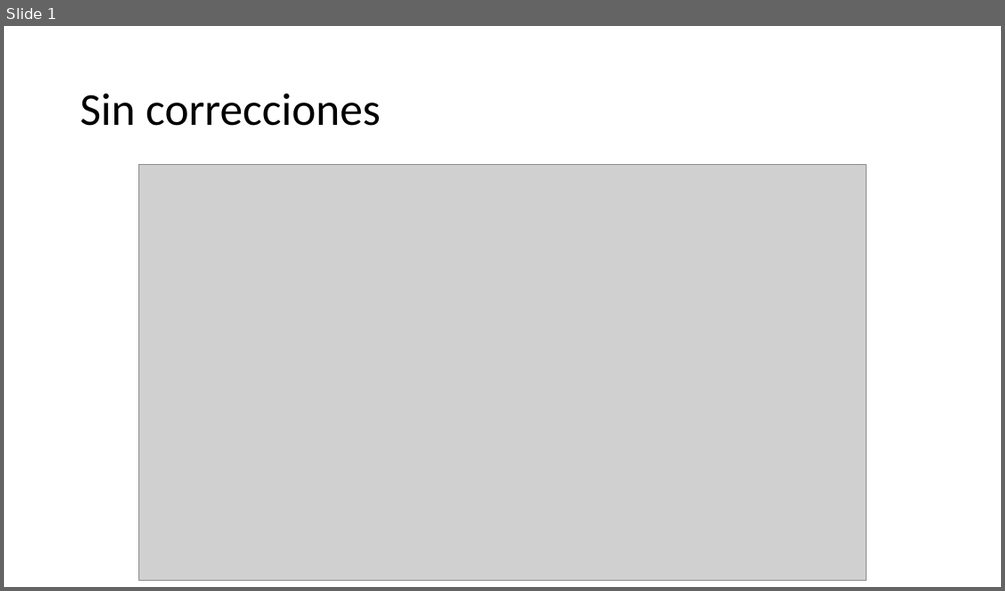
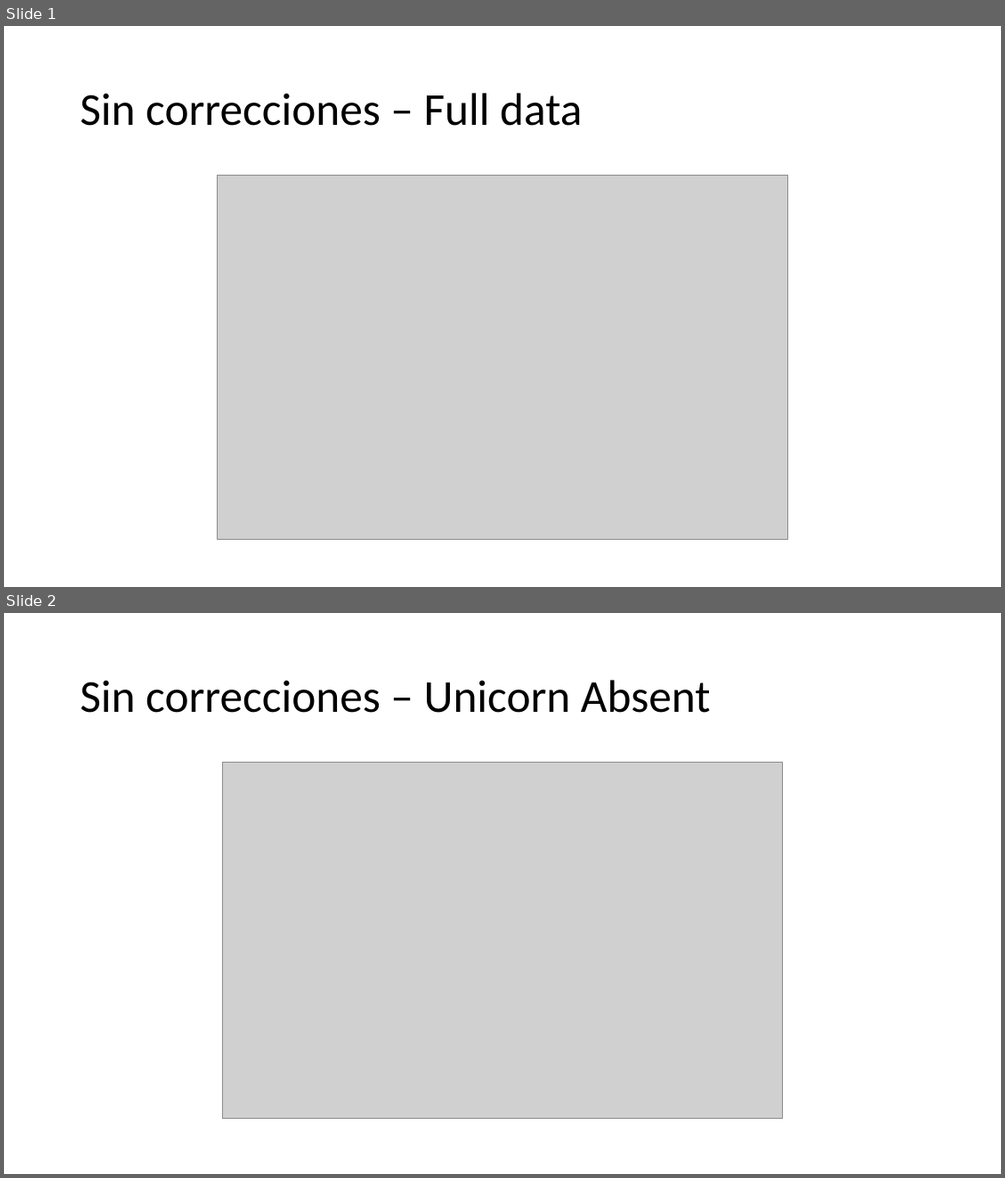
Before and after one commit to Slendercoder/DCL-DataAnalysis, a slide deck: DataCorrection.pptx. Shown one above the other, each under a label of ours: slide 1 before the commit, slides 1 and 2 after it. The pictures are 1005x591 and 1005x1178 pixels, drawn with LibreOffice and Linux fonts; fonts in the diff are those of the drawing; grey boxes stand for pictures. Boxes give left, top, right and bottom in pixels: in the first picture for what was removed or moved away, otherwise in the second. Text is boxed around its words. In the diff, an @@ line names an element or a change of style, - is before the commit and + after.

```diff
--- a/DataCorrection.pptx
+++ b/DataCorrection.pptx
@@ slide 2 added at box(4, 613, 1001, 1174), background #FFFFFF @@
@@ title added at box(80, 680, 711, 713), 44 pt, text #000000 @@
+Sin correcciones – Unicorn Absent
@@ picture added at box(223, 763, 783, 1119) @@
@@ slide 1 changed as well @@
@@ title at box(80, 93, 582, 126): text changed @@
-Sin correcciones
+Sin correcciones – Full data
@@ picture: place and size @@
-picture at box(139, 164, 866, 580)
+picture at box(217, 176, 788, 539)
```
Also in this commit, not shown: 2 other slides changed.
